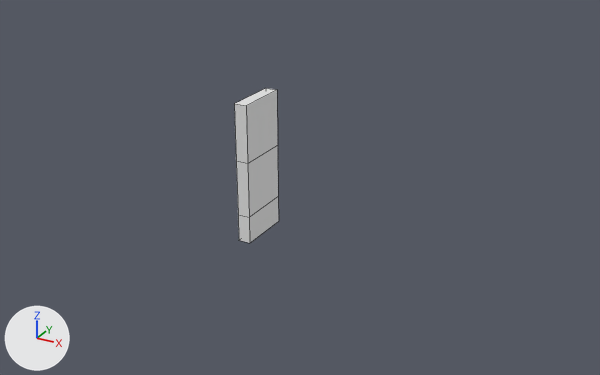
One commit to the FBX model Assets/Objects/Walltiles/obj_wall_1x2m_v5.fbx: the scene before it, then after it.
One viewpoint serves both versions: a 50 mm lens placed at (4.13, -11.44, 6.24), pointed at (-2.28, 0.22, 0.41). The lights are fixed; the arrows at lower left show +X, +Y and +Z. Mesh edges are drawn as thin lines.

The first picture shows 'obj_wall_1x2m_v5'.
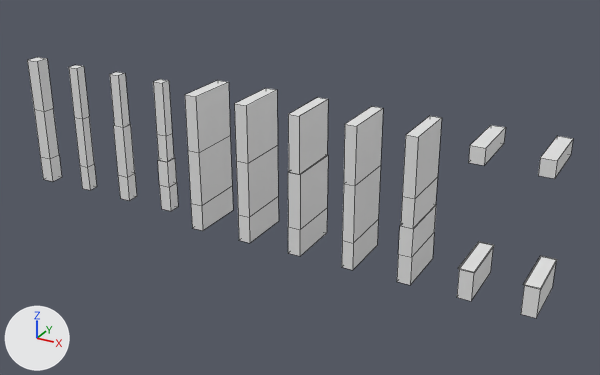
Boxes [x1, y1, x2, y2] around the edits, measured in the pictures (600 x 375 px):
'obj_wall_1x2m_v1', added
    after: [185, 80, 233, 231]
'obj_wall_1x2m_v2', added
    after: [288, 97, 328, 256]
'obj_wall_1x2m_v4', added
    after: [342, 106, 383, 270]
'obj_wall_1x2m_v3', added
    after: [397, 116, 442, 285]
'obj_pillar_2m_v1', added
    after: [27, 57, 62, 182]
'obj_wallOpen_1x2m_v1', added
    after: [457, 125, 506, 301]
'obj_wallOpen_1x2m_v2', added
    after: [521, 136, 573, 318]
'obj_pillar_2m_v4', added
    after: [153, 79, 178, 211]
'obj_pillar_2m_v3', added
    after: [110, 72, 137, 201]
'obj_pillar_2m_v2', added
    after: [69, 65, 97, 190]

The change, as a diff of the scene's bpy script:
```diff
--- a/Assets/Objects/Walltiles/obj_wall_1x2m_v5.fbx.py
+++ b/Assets/Objects/Walltiles/obj_wall_1x2m_v5.fbx.py
@@ me_plane_069 @@
+me_plane_069.from_pydata(...)  # 24 vertices, 18 faces; spans x -0.12..0.12, y -0.11..0.12, z -0.5..2.0
+me_plane_069.materials.append(mat_mat_labor)  # its picture is missing
@@ me_plane_065 @@
+me_plane_065.from_pydata(...)  # 20 vertices, 14 faces; spans x -0.12..0.12, y -0.11..0.12, z -0.5..2.0
+me_plane_065.materials.append(mat_mat_labor)  # its picture is missing
@@ me_plane_005 @@
+me_plane_005.from_pydata(...)  # 16 vertices, 13 faces; spans x -0.12..0.12, y -0.5..0.5, z -0.5..2.02
+me_plane_005.materials.append(mat_mat_labor)  # its picture is missing
@@ me_plane_049 @@
+me_plane_049.from_pydata(...)  # 16 vertices, 13 faces; spans x -0.13..0.13, y -0.13..0.13, z -0.5..2.02
+me_plane_049.materials.append(mat_mat_labor)  # its picture is missing
@@ me_plane_047 @@
+me_plane_047.from_pydata(...)  # 24 vertices, 15 faces; spans x -0.13..0.13, y -0.5..0.5, z -0.5..2.02
+me_plane_047.materials.append(mat_mat_labor)  # its picture is missing
@@ me_plane_060 @@
+me_plane_060.from_pydata(...)  # 16 vertices, 13 faces; spans x -0.1..0.1, y -0.1..0.1, z -0.5..2.0
+me_plane_060.materials.append(mat_mat_labor)  # its picture is missing
@@ me_plane_009 @@
+me_plane_009.from_pydata(...)  # 16 vertices, 13 faces; spans x -0.1..0.1, y -0.5..0.5, z -0.5..2.0
+me_plane_009.materials.append(mat_mat_labor)  # its picture is missing
@@ me_plane_008 @@
+me_plane_008.from_pydata(...)  # 24 vertices, 18 faces; spans x -0.12..0.12, y -0.5..0.5, z -0.5..2.0
+me_plane_008.materials.append(mat_mat_labor)  # its picture is missing
@@ me_plane_007 @@
+me_plane_007.from_pydata(...)  # 20 vertices, 14 faces; spans x -0.12..0.12, y -0.5..0.5, z -0.5..2.0
+me_plane_007.materials.append(mat_mat_labor)  # its picture is missing
@@ me_plane_006 @@
+me_plane_006.from_pydata(...)  # 24 vertices, 15 faces; spans x -0.13..0.13, y -0.5..0.5, z -0.5..2.02
+me_plane_006.materials.append(mat_mat_labor)  # its picture is missing
@@ ob_obj_pillar_2m_v4 @@
+ob_obj_pillar_2m_v4 = bpy.data.objects.new('obj_pillar_2m_v4', me_plane_069)
+ob_obj_pillar_2m_v4.location = (-5.0, 0.0, 0.0)
@@ ob_obj_pillar_2m_v3 @@
+ob_obj_pillar_2m_v3 = bpy.data.objects.new('obj_pillar_2m_v3', me_plane_065)
+ob_obj_pillar_2m_v3.location = (-6.0, 0.0, 0.0)
@@ ob_obj_wall_1x2m_v1 @@
+ob_obj_wall_1x2m_v1 = bpy.data.objects.new('obj_wall_1x2m_v1', me_plane_005)
+ob_obj_wall_1x2m_v1.location = (-4.0, 0.0, 0.0)
@@ ob_obj_pillar_2m_v1 @@
+ob_obj_pillar_2m_v1 = bpy.data.objects.new('obj_pillar_2m_v1', me_plane_049)
+ob_obj_pillar_2m_v1.location = (-8.0, 0.0, 0.0)
@@ ob_obj_wallopen_1x2m_v1 @@
+ob_obj_wallopen_1x2m_v1 = bpy.data.objects.new('obj_wallOpen_1x2m_v1', me_plane_047)
+ob_obj_wallopen_1x2m_v1.location = (1.0, 0.0, 0.0)
@@ ob_obj_pillar_2m_v2 @@
+ob_obj_pillar_2m_v2 = bpy.data.objects.new('obj_pillar_2m_v2', me_plane_060)
+ob_obj_pillar_2m_v2.location = (-7.0, 0.0, 0.0)
@@ ob_obj_wall_1x2m_v4 @@
+ob_obj_wall_1x2m_v4 = bpy.data.objects.new('obj_wall_1x2m_v4', me_plane_009)
+ob_obj_wall_1x2m_v4.location = (-1.0, 0.0, 0.0)
@@ ob_obj_wall_1x2m_v3 @@
+ob_obj_wall_1x2m_v3 = bpy.data.objects.new('obj_wall_1x2m_v3', me_plane_008)
+ob_obj_wall_1x2m_v3.location = (0.0, 0.0, 0.0)
@@ ob_obj_wall_1x2m_v2 @@
+ob_obj_wall_1x2m_v2 = bpy.data.objects.new('obj_wall_1x2m_v2', me_plane_007)
+ob_obj_wall_1x2m_v2.location = (-2.0, 0.0, 0.0)
@@ ob_obj_wallopen_1x2m_v2 @@
+ob_obj_wallopen_1x2m_v2 = bpy.data.objects.new('obj_wallOpen_1x2m_v2', me_plane_006)
+ob_obj_wallopen_1x2m_v2.location = (2.0, 0.0, 0.0)
```
